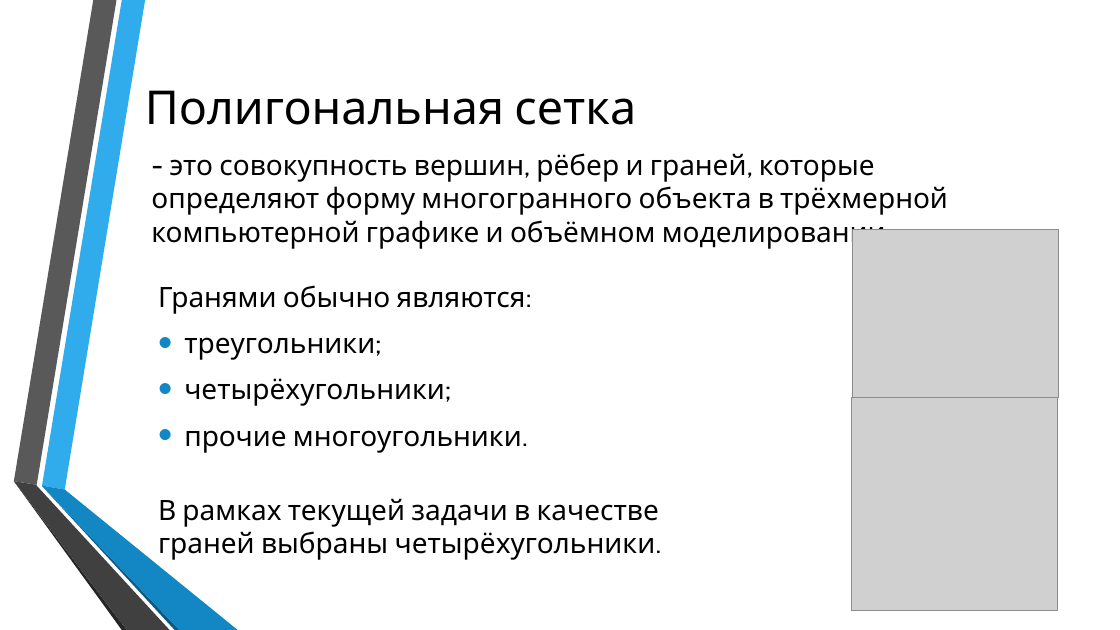
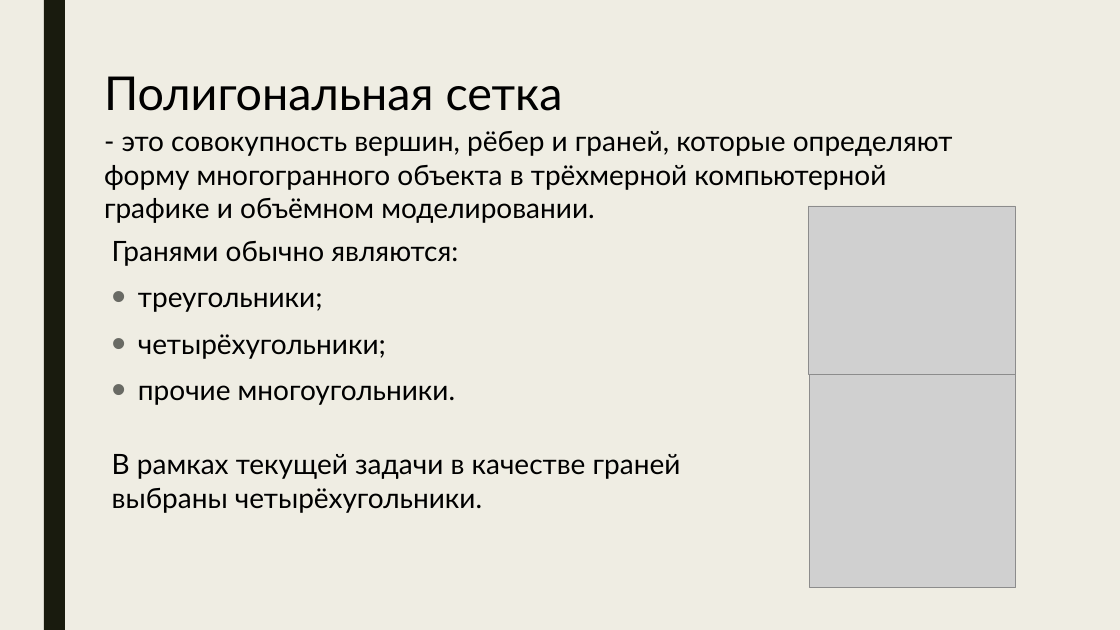
Before and after one commit to Bryanskaya/TimeIsOfTheEssence, a slide deck: slide 6 of Coursework/docs/Презентация_Брянская_ИУ7_52.pptx (slide 9 before the commit). Drawn at 1120x630 pixels with LibreOffice and Linux fonts; fonts in the diff are those of the drawing; grey boxes stand for pictures; background and template pictures are left out. Boxes give left, top, right and bottom in pixels: in the first picture for what was removed or moved away, otherwise in the second. Text is boxed around its words. In the diff, an @@ line names an element or a change of style, - is before the commit and + after.

```diff
--- a/Coursework/docs/Презентация_Брянская_ИУ7_52.pptx
+++ b/Coursework/docs/Презентация_Брянская_ИУ7_52.pptx
@@ background picture (left out) to #EFEDE3 @@
@@ rectangle added at (44, 0, 65, 630), fill #191B0E @@
@@ text "Полигональная сетка": place and size @@
-text "Полигональная сетка" at (145, 90, 636, 125)
+text "Полигональная сетка" at (104, 76, 563, 111)
@@ text "Полигональная сетка" at (104, 76, 563, 111): font Cabin to Lato @@
@@ text "- это совокупность вершин, рёбер ..." at (104, 131, 953, 223): font Cabin to Lato @@
@@ text "- это совокупность вершин, рёбер ...": place and size @@
-text "- это совокупность вершин, рёбер ..." at (151, 153, 948, 249)
+text "- это совокупность вершин, рёбер ..." at (104, 131, 953, 223)
@@ picture: place and size @@
-picture at (852, 229, 1059, 397)
+picture at (808, 206, 1015, 374)
@@ text "Гранями обычно являются:": place and size @@
-text "Гранями обычно являются:" at (158, 285, 659, 560)
+text "Гранями обычно являются:" at (112, 241, 681, 513)
@@ text "Гранями обычно являются:" at (112, 241, 681, 513): font Cabin to Lato; bullet colour #1287C3 to #696A64 @@
@@ picture: place and size @@
-picture at (851, 397, 1058, 610)
+picture at (809, 375, 1016, 587)
@@ group removed at (13, 0, 238, 630): 6 freeform shapes @@
```
Also in this commit, not shown: 12 other slides changed, 5 slides removed.
